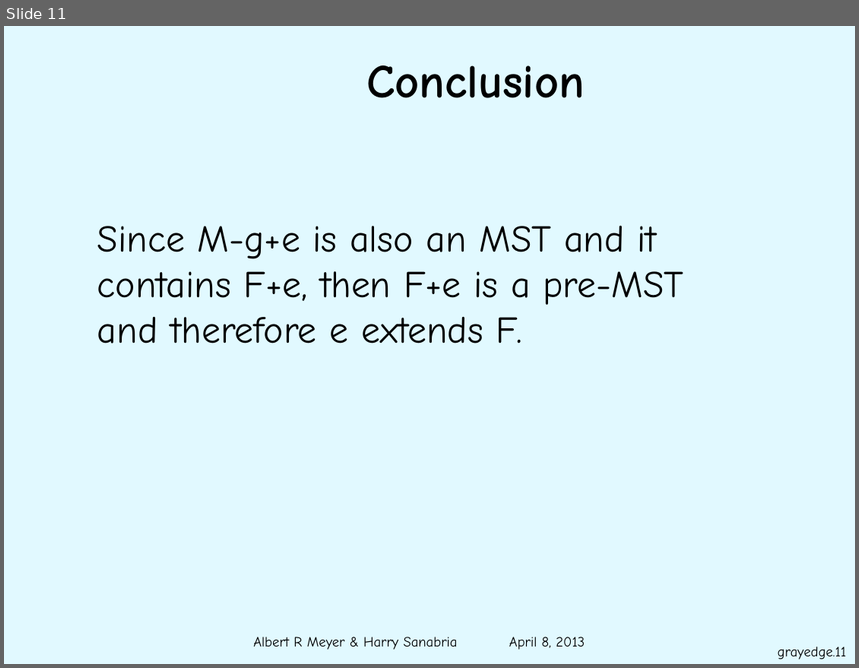
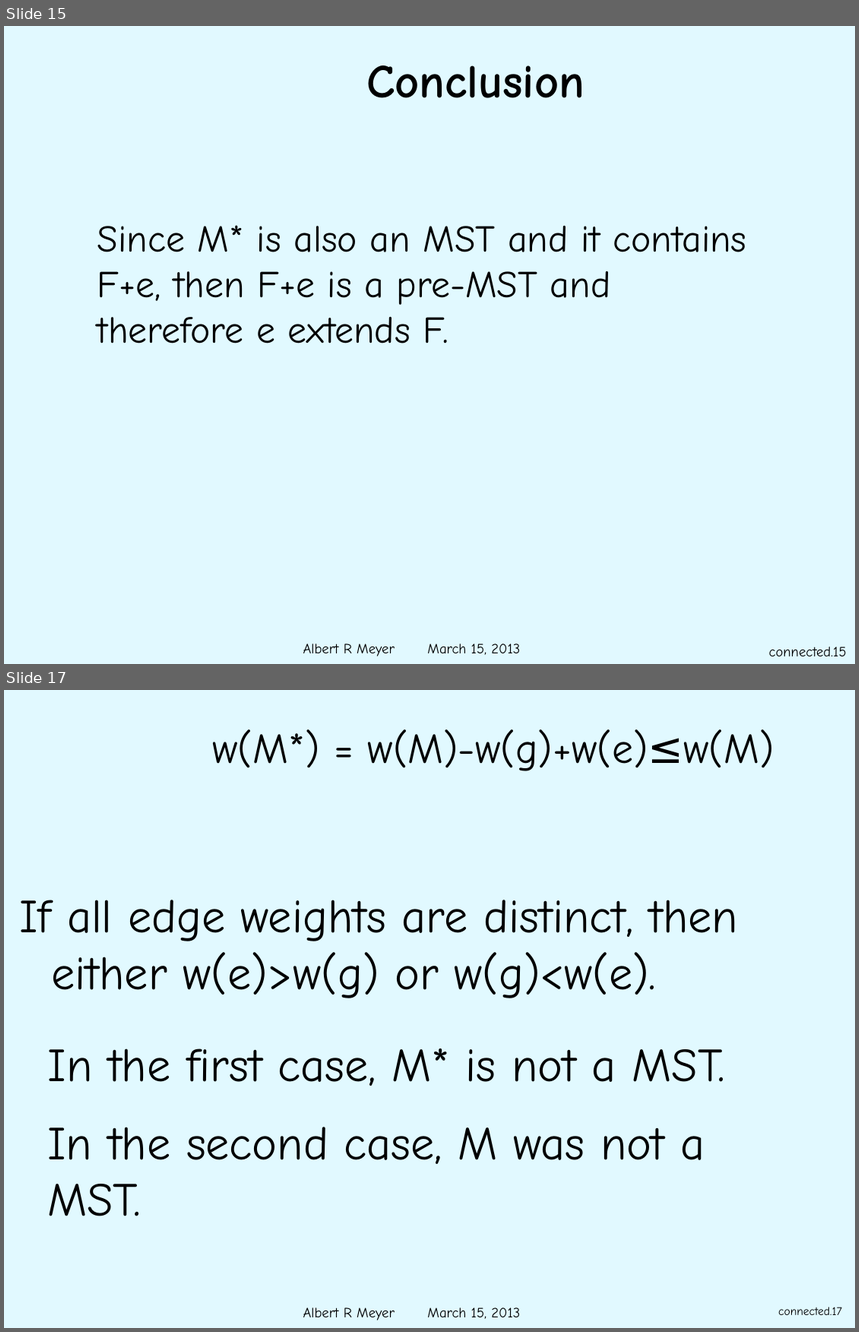
Before and after one commit to armeyer/mcs_web, a slide deck: spring13/slides13/gray-edges.pptx. Shown one above the other, each under a label of ours: slide 11 before the commit, slides 15 and 17 after it; the slides between them are not shown. The pictures are 859x668 and 859x1332 pixels, drawn with LibreOffice and Linux fonts; fonts in the diff are those of the drawing; background and template pictures are left out. Boxes give left, top, right and bottom in pixels: in the first picture for what was removed or moved away, otherwise in the second. Text is boxed around its words. In the diff, an @@ line names an element or a change of style, - is before the commit and + after.

```diff
--- a/spring13/slides13/gray-edges.pptx
+++ b/spring13/slides13/gray-edges.pptx
@@ slide 17 added at [4,690,855,1328], background #E1F9FF; not listed: 1 template element that a slide beside it also shows @@
@@ title added at [212,730,774,771], 36 pt, text #000000 @@
+w(M*) = w(M)-w(g)+w(e)≤w(M)
@@ text added at [20,900,738,999], 40 pt, text #000000 @@
+If all edge weights are distinct, then either w(e)>w(g) or w(g)<w(e).
@@ text added at [48,1049,726,1086], 40 pt, text #000000 @@
+In the first case, M* is not a MST.
@@ text added at [48,1127,705,1217], 40 pt, text #000000 @@
+In the second case, M was not a MST.
@@ page number added at [778,1307,842,1315], 10 pt, text #000000 @@
+connected.17
@@ what was slide 11 is now slide 15 @@
@@ slide 15 changed as well @@
@@ text at [97,225,747,344]: text changed @@
-Since M-g+e is also an MST and it contains F+e, then F+e is a pre-MST and therefore e extends F.
+Since M* is also an MST and it contains F+e, then F+e is a pre-MST and therefore e extends F.
@@ text at [303,644,520,657]: text changed @@
-Albert R Meyer & Harry Sanabria April 8, 2013
+Albert R Meyer March 15, 2013
@@ page number at [769,647,847,657]: text changed @@
-grayedge.11
+connected.15
```
Also in this commit, not shown: 10 other slides changed, 5 other slides added, 1 other file.
